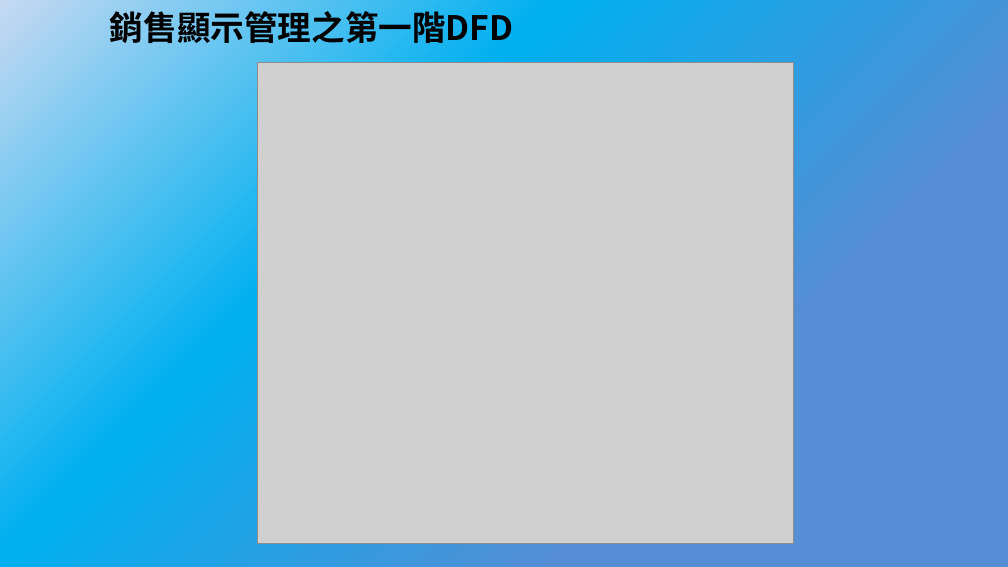
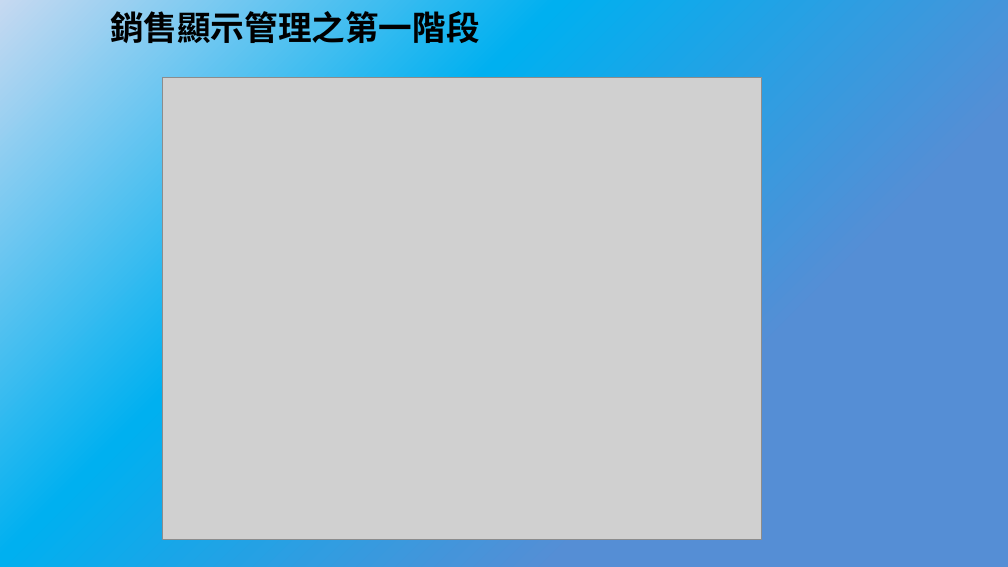
Before and after one commit to bnuby/Mobile-Application-Software, a slide deck: slide 13 of 系統分析/系統分析期中報告.pptx (slide 14 before the commit). Drawn at 1008x567 pixels with LibreOffice and Linux fonts; fonts in the diff are those of the drawing; grey boxes stand for pictures. Boxes give left, top, right and bottom in pixels: in the first picture for what was removed or moved away, otherwise in the second. Text is boxed around its words. In the diff, an @@ line names an element or a change of style, - is before the commit and + after.

```diff
--- a/系統分析/系統分析期中報告.pptx
+++ b/系統分析/系統分析期中報告.pptx
@@ text at box(110, 5, 480, 49): text changed @@
-銷售顯示管理之第一階DFD
+銷售顯示管理之第一階段
@@ picture: place and size @@
-picture at box(258, 62, 793, 543)
+picture at box(162, 78, 761, 539)
```
Also in this commit, not shown: 11 other slides changed, 1 slide removed, 5 other files.
